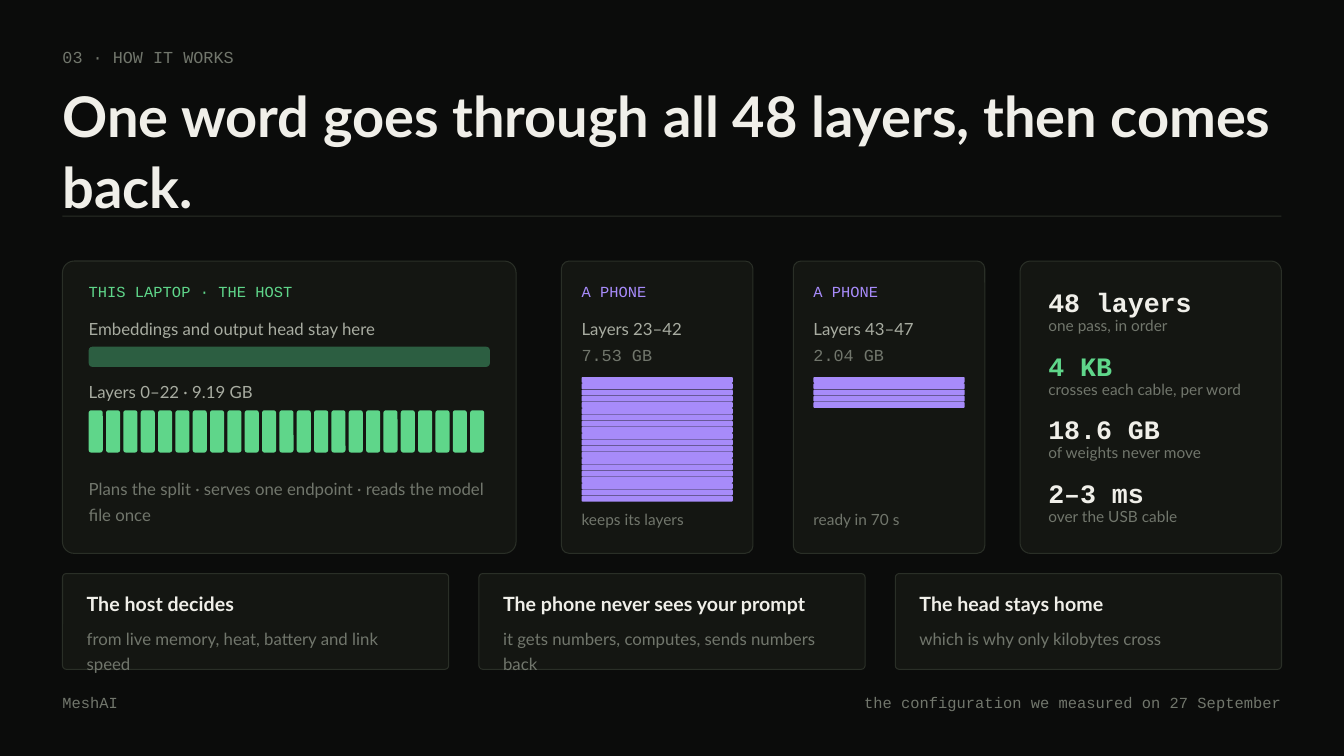
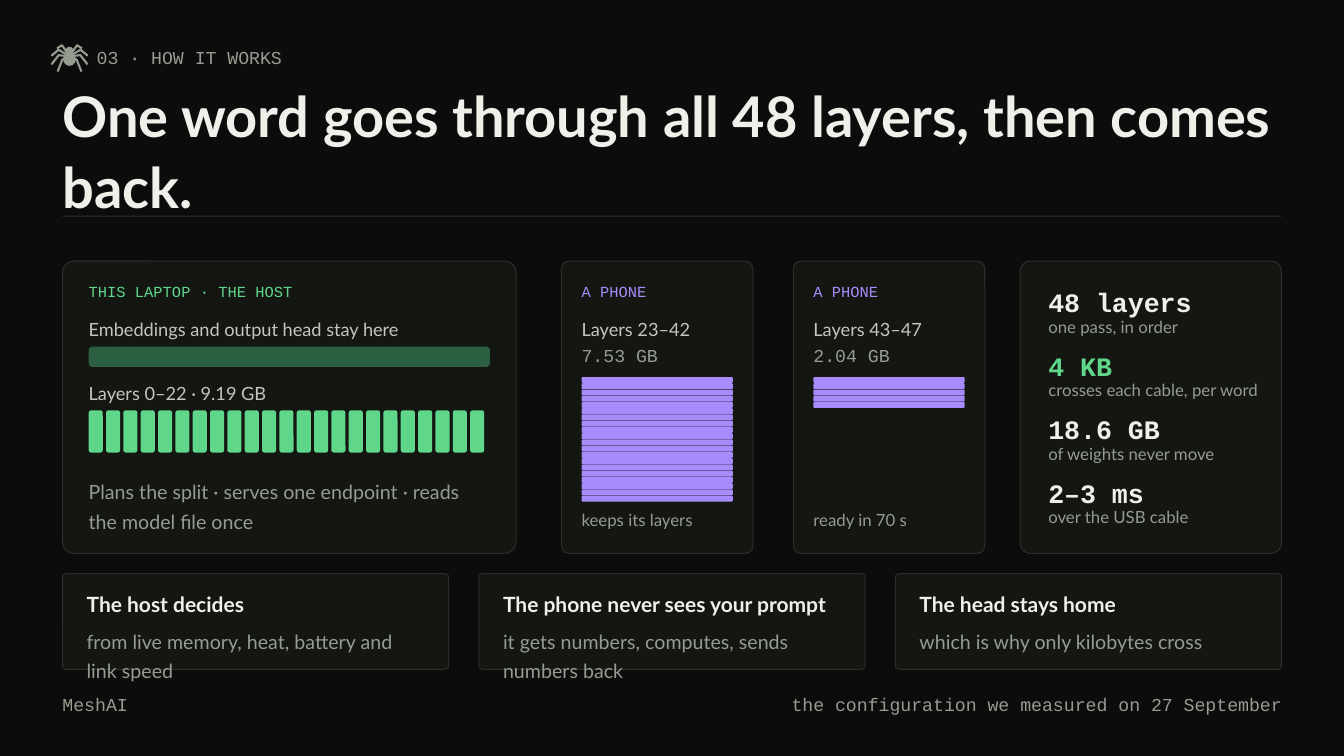
Before and after one commit to prajwal-gunnala/maynards, a slide deck: slide 4 of docs/deck-editable/MeshAI_Deck.pptx. Drawn at 1344x756 pixels with LibreOffice and Linux fonts; fonts in the diff are those of the drawing. Boxes give left, top, right and bottom in pixels: in the first picture for what was removed or moved away, otherwise in the second. Text is boxed around its words. In the diff, an @@ line names an element or a change of style, - is before the commit and + after.

Commit message:
deck: bigger type, and the spider is back where it belongs
Everything went up a size and the quiet greys were lightened, because half of
it could not be read from the back of a room.

The spider is the team's mark and it should never have been dropped. It is
drawn as shapes rather than pasted as a picture, so it stays sharp at any
size and can be recoloured: on its web across the title and the closing
slide, and small beside the section number on every slide in between.

```diff
--- a/docs/deck-editable/MeshAI_Deck.pptx
+++ b/docs/deck-editable/MeshAI_Deck.pptx
@@ freeform shape added at [51,49,70,56], outline #969C90 1.5 pt @@
@@ freeform shape added at [51,55,70,65], outline #969C90 1.5 pt @@
@@ freeform shape added at [57,45,70,56], outline #969C90 1.5 pt @@
@@ freeform shape added at [57,56,70,72], outline #969C90 1.5 pt @@
@@ ellipse added at [64,53,77,67], fill #969C90 @@
@@ ellipse added at [66,46,74,54], fill #969C90 @@
@@ freeform shape added at [70,45,82,56], outline #969C90 1.5 pt @@
@@ freeform shape added at [70,49,88,56], outline #969C90 1.5 pt @@
@@ freeform shape added at [70,55,88,65], outline #969C90 1.5 pt @@
@@ freeform shape added at [70,56,82,72], outline #969C90 1.5 pt @@
@@ size 12 to 13 pt, text colour #71766C to #969C90 in 3 elements at [582,350,658,362], [813,350,890,362], [97,52,281,64] @@
@@ text "03 · HOW IT WORKS": place and size @@
-text "03 · HOW IT WORKS" at [62,52,233,63]
+text "03 · HOW IT WORKS" at [97,52,281,64]
@@ size 12 to 13 pt, text colour #A8ACA1 to #C2C6BC in 4 elements at [89,322,399,340], [89,387,266,403], [582,323,690,339], [813,323,922,339] @@
@@ size 11 to 12 pt, text colour #71766C to #969C90 in 6 elements at [582,513,693,529], [813,513,907,529], [1048,321,1178,336], [1048,383,1258,399], [1048,447,1214,463], [1048,510,1189,523] @@
@@ size 14 to 15 pt in 3 elements at [87,596,244,612], [503,596,826,616], [919,596,1116,616] @@
@@ size 12 to 14 pt, text colour #71766C to #969C90 in 4 elements at [89,484,459,529], [87,634,393,682], [503,634,788,678], [919,634,1202,653] @@
@@ text "MeshAI" at [62,699,127,711]: size 11 to 13 pt, text colour #71766C to #969C90 @@
@@ text "the configuration we measured on ..." at [792,699,1282,715]: size 11 to 13 pt, text colour #71766C to #969C90 @@
```
Also in this commit, not shown: 11 other slides changed, 1 other file.
